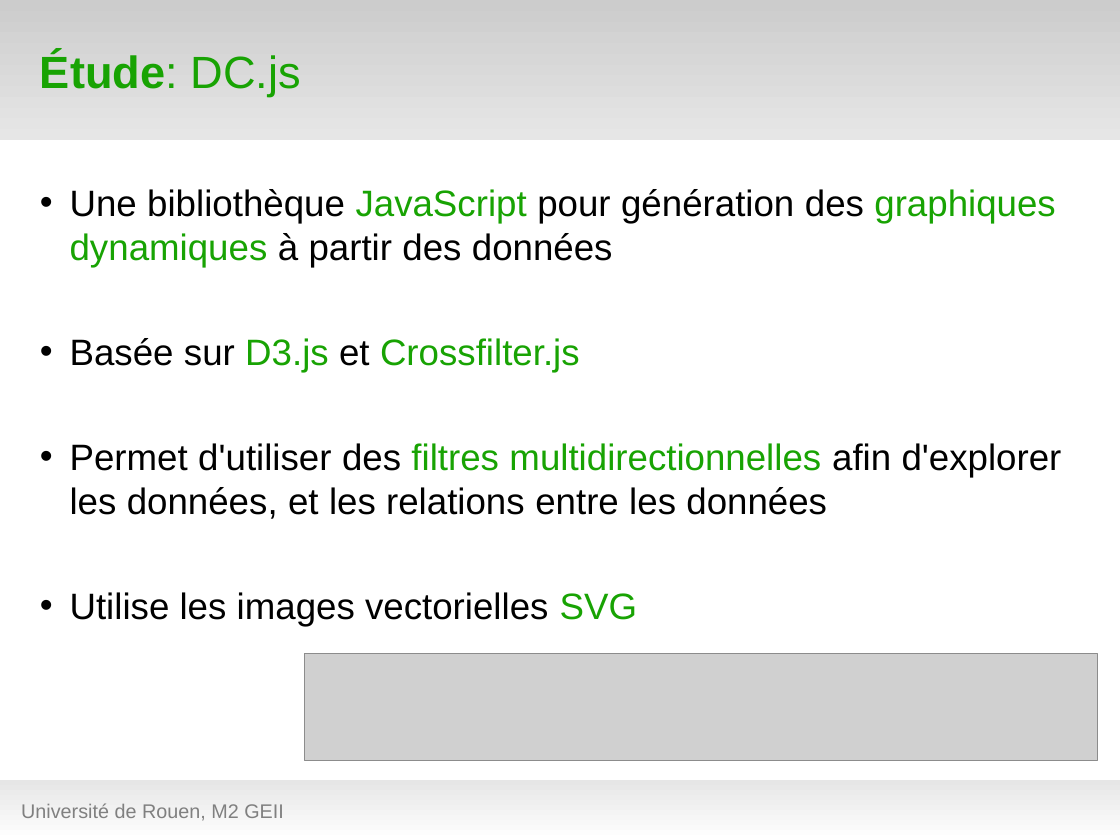
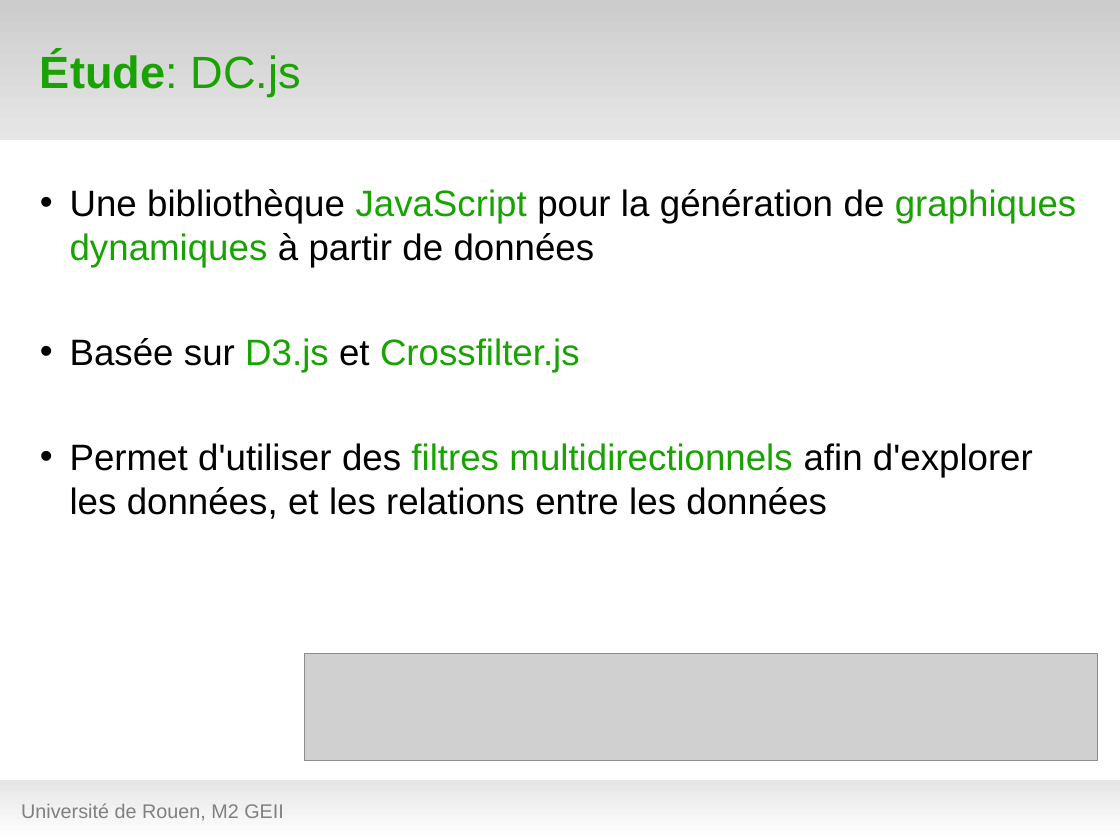
Before and after one commit to hanzenok/dataexp, a slide deck: slide 13 of presentation/test_green8.odp. Drawn at 1120x840 pixels with LibreOffice and Linux fonts; fonts in the diff are those of the drawing; grey boxes stand for pictures; background and template pictures are left out. Boxes give left, top, right and bottom in pixels: in the first picture for what was removed or moved away, otherwise in the second. Text is boxed around its words. In the diff, an @@ line names an element or a change of style, - is before the commit and + after.

```diff
--- a/presentation/test_green8.odp
+++ b/presentation/test_green8.odp
@@ text at (70,189,1076,267): text changed @@
-• Une bibliothèque JavaScript pour génération des graphiques dynamiques à partir des données
+• Une bibliothèque JavaScript pour la génération de graphiques dynamiques à partir de données
@@ text at (70,443,1033,519): text changed @@
-• Permet d'utiliser des filtres multidirectionnelles afin d'explorer les données, et les relations entre les données
-• Utilise les images vectorielles SVG
+• Permet d'utiliser des filtres multidirectionnels afin d'explorer les données, et les relations entre les données
```
Also in this commit, not shown: 12 other slides changed, 7 other files.
